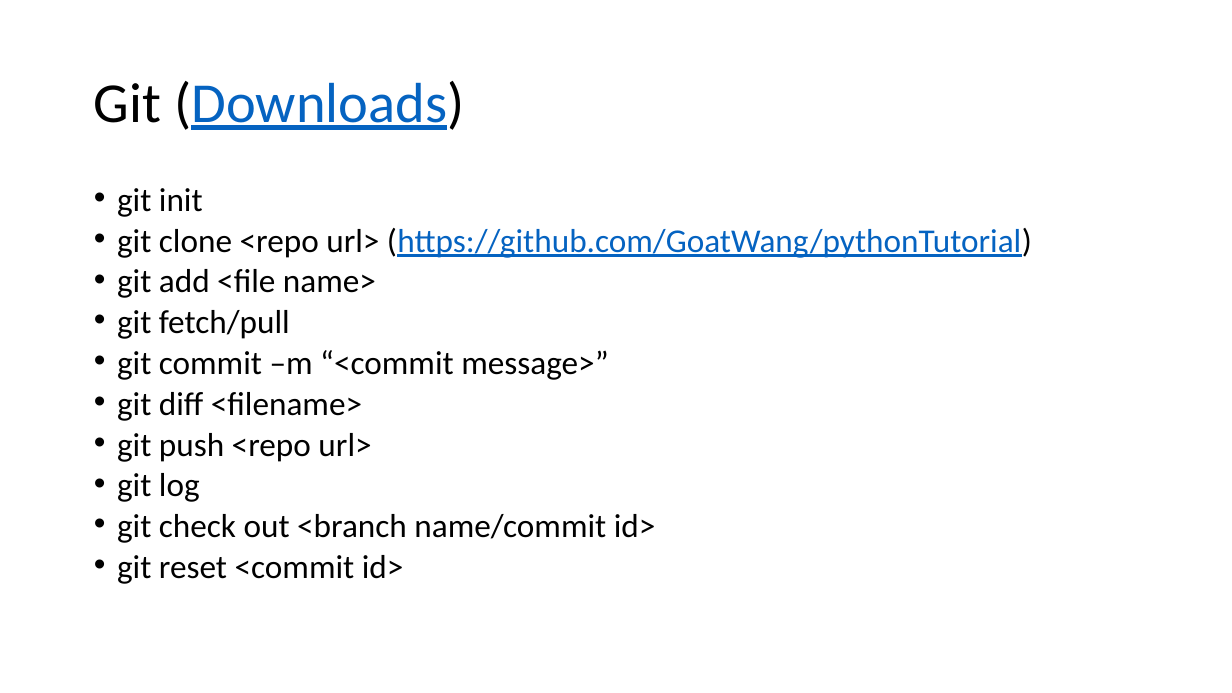
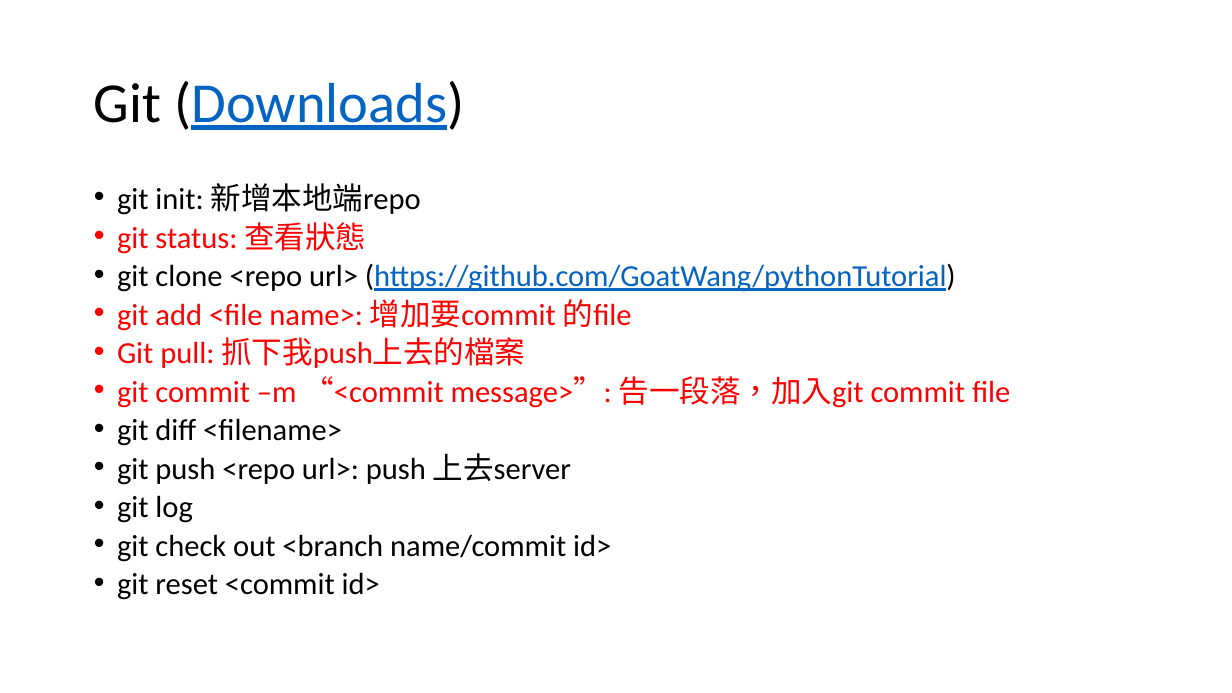
Before and after one commit to GoatWang/pythonTutorial, a slide deck: slide 2 of Python_2_20170927.pptx. Drawn at 1232x693 pixels with LibreOffice and Linux fonts; fonts in the diff are those of the drawing. Boxes give left, top, right and bottom in pixels: in the first picture for what was removed or moved away, otherwise in the second. Text is boxed around its words. In the diff, an @@ line names an element or a change of style, - is before the commit and + after.

Commit message:
python_2 finished

```diff
--- a/Python_2_20170927.pptx
+++ b/Python_2_20170927.pptx
@@ text at box(117, 183, 421, 254): text changed; size 25.9 to 23.8 pt @@
-• git init
+• git init: 新增本地端repo
+• git status: 查看狀態
@@ text at box(117, 264, 956, 600): size 25.9 to 23.8 pt in "git clone <repo url> (https://github.com/GoatWang/pythonTuto ...", "git diff <filename>", "git log", "git check out <branch name/commit id>" and 1 more places @@
@@ text at box(117, 299, 1010, 408): text changed; size 25.9 to 23.8 pt; text colour #000000 to #FF0000 @@
-• git add <file name>
-• git fetch/pull
-• git commit –m “<commit message>”
+• git add <file name>: 增加要commit 的file
+• Git pull: 抓下我push上去的檔案
+• git commit –m “<commit message>”: 告一段落，加入git commit file
@@ text at box(117, 453, 571, 485): text changed; size 25.9 to 23.8 pt @@
-• git push <repo url>
+• git push <repo url>: push 上去server
```
Also in this commit, not shown: 2 other slides changed, 3 other files.
